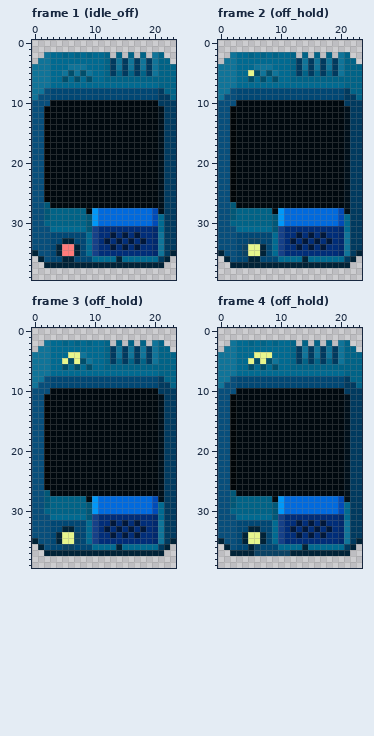
Two states of a pixel-art file, Assets/Resources/new aseprite/objects/interactives/computers/servers/blue_server.aseprite. Above is the file before it was changed.
24x40 pixels, 30 frames. Colours within 5 levels of each other are drawn and written as one. Shown: frame 1 (idle_off), frame 2 (off_hold), frame 3 (off_hold), frame 4 (off_hold). The commit also changed other frames, which this record leaves out.
And afterwards:
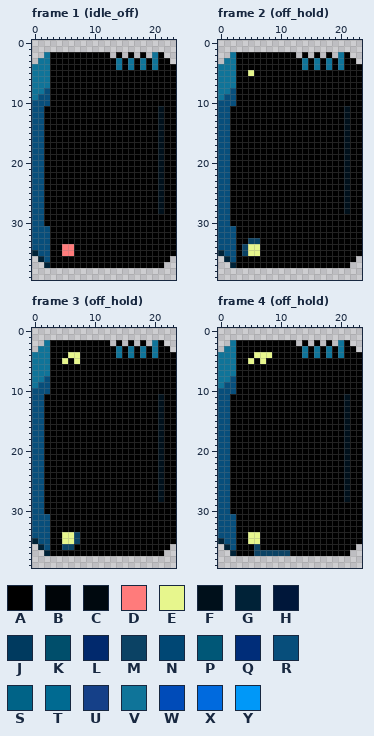
Palette (. is transparent): A #000000  B #000508  C #00090f  D #ff7b7b  E #e7f68d  F #00101b  G #002237  H #00173a  J #003a5f  K #004e6b  L #01296d  M #0b4264  N #004774  P #005777  Q #002d79  R #074e7b  S #006387  T #006a91  U #154088  V #0f7499  W #004bb8  X #006ade  Y #0098f8
Diff:
layer "...em/.bg. em" now shown
layer "...em/.bg. bg" now shown
layer "...em/.fg. em" now shown
Changed rows in their new state; - is an unchanged pixel.
Frame 1 (idle_off), layers "...em/.fg. em", "...em/.bg. em":
first column x 2:
 2 -AAAAAAAAAA-A-A-A--A--
 3 -AAAAAAAAAAA-A-A-A-AA-
 4 -AAAAAAAAAAA-A-A-A-AAA
 5 -AAAAAAAAAAAAAAAAAAAAA
 6 -AAAAAAAAAAAAAAAAAAAAA
 7 -AAAAAAAAAAAAAAAAAAAAA
 8 -AAAAAAAAAAAAAAAAAAAAA
 9 -AAAAAAAAAAAAAAAAAAAAA
10 -AAAAAAAAAAAAAAAAAAAAA
11 AAAAAAAAAAAAAAAAAAA-AA
12 AAAAAAAAAAAAAAAAAAA-AA
13 AAAAAAAAAAAAAAAAAAA-AA
14 AAAAAAAAAAAAAAAAAAA-AA
15 AAAAAAAAAAAAAAAAAAA-AA
16 AAAAAAAAAAAAAAAAAAA-AA
17 AAAAAAAAAAAAAAAAAAA-AA
18 AAAAAAAAAAAAAAAAAAA-AA
19 AAAAAAAAAAAAAAAAAAA-AA
20 AAAAAAAAAAAAAAAAAAA-AA
21 AAAAAAAAAAAAAAAAAAA-AA
22 AAAAAAAAAAAAAAAAAAA-AA
23 AAAAAAAAAAAAAAAAAAA-AA
24 AAAAAAAAAAAAAAAAAAA-AA
25 AAAAAAAAAAAAAAAAAAA-AA
26 AAAAAAAAAAAAAAAAAAA-AA
27 AAAAAAAAAAAAAAAAAAA-AA
28 AAAAAAAAAAAAAAAAAAA-AA
29 AAAAAAAAAAAAAAAAAAAAAA
30 AAAAAAAAAAAAAAAAAAAAAA
31 -AAAAAAAAAAAAAAAAAAAAA
32 -AAAAAAAAAAAAAAAAAAAAA
33 -AAAAAAAAAAAAAAAAAAAAA
34 -AA--AAAAAAAAAAAAAAAAA
35 -AA--AAAAAAAAAAAAAAAAA
36 -AAAAAAAAAAAAAAAAAAAA-
37 -AAAAAAAAAAAAAAAAAAA--
Frame 2 (off_hold), layers "...em/.fg. em", "...em/.bg. em":
first column x 2:
 2 -AAAAAAAAAA-A-A-A--A--
 3 -AAAAAAAAAAA-A-A-A-AA-
 4 -AAAAAAAAAAA-A-A-A-AAA
 5 -AA-AAAAAAAAAAAAAAAAAA
 6 -AAAAAAAAAAAAAAAAAAAAA
 7 -AAAAAAAAAAAAAAAAAAAAA
 8 -AAAAAAAAAAAAAAAAAAAAA
 9 -AAAAAAAAAAAAAAAAAAAAA
10 -AAAAAAAAAAAAAAAAAAAAA
11 AAAAAAAAAAAAAAAAAAA-AA
12 AAAAAAAAAAAAAAAAAAA-AA
13 AAAAAAAAAAAAAAAAAAA-AA
14 AAAAAAAAAAAAAAAAAAA-AA
15 AAAAAAAAAAAAAAAAAAA-AA
16 AAAAAAAAAAAAAAAAAAA-AA
17 AAAAAAAAAAAAAAAAAAA-AA
18 AAAAAAAAAAAAAAAAAAA-AA
19 AAAAAAAAAAAAAAAAAAA-AA
20 AAAAAAAAAAAAAAAAAAA-AA
21 AAAAAAAAAAAAAAAAAAA-AA
22 AAAAAAAAAAAAAAAAAAA-AA
23 AAAAAAAAAAAAAAAAAAA-AA
24 AAAAAAAAAAAAAAAAAAA-AA
25 AAAAAAAAAAAAAAAAAAA-AA
26 AAAAAAAAAAAAAAAAAAA-AA
27 AAAAAAAAAAAAAAAAAAA-AA
28 AAAAAAAAAAAAAAAAAAA-AA
29 AAAAAAAAAAAAAAAAAAAAAA
30 AAAAAAAAAAAAAAAAAAAAAA
31 -AAAAAAAAAAAAAAAAAAAAA
32 -AAAAAAAAAAAAAAAAAAAAA
33 -AA--AAAAAAAAAAAAAAAAA
34 -A---AAAAAAAAAAAAAAAAA
35 -A---AAAAAAAAAAAAAAAAA
36 -AAAAAAAAAAAAAAAAAAAA-
37 -AAAAAAAAAAAAAAAAAAA--
Frame 3 (off_hold), layers "...em/.fg. em", "...em/.bg. em":
first column x 2:
 2 -AAAAAAAAAA-A-A-A--A--
 3 -AAAAAAAAAAA-A-A-A-AA-
 4 -AAA--AAAAAA-A-A-A-AAA
 5 -AA-A-AAAAAAAAAAAAAAAA
 6 -AAAAAAAAAAAAAAAAAAAAA
 7 -AAAAAAAAAAAAAAAAAAAAA
 8 -AAAAAAAAAAAAAAAAAAAAA
 9 -AAAAAAAAAAAAAAAAAAAAA
10 -AAAAAAAAAAAAAAAAAAAAA
11 AAAAAAAAAAAAAAAAAAA-AA
12 AAAAAAAAAAAAAAAAAAA-AA
13 AAAAAAAAAAAAAAAAAAA-AA
14 AAAAAAAAAAAAAAAAAAA-AA
15 AAAAAAAAAAAAAAAAAAA-AA
16 AAAAAAAAAAAAAAAAAAA-AA
17 AAAAAAAAAAAAAAAAAAA-AA
18 AAAAAAAAAAAAAAAAAAA-AA
19 AAAAAAAAAAAAAAAAAAA-AA
20 AAAAAAAAAAAAAAAAAAA-AA
21 AAAAAAAAAAAAAAAAAAA-AA
22 AAAAAAAAAAAAAAAAAAA-AA
23 AAAAAAAAAAAAAAAAAAA-AA
24 AAAAAAAAAAAAAAAAAAA-AA
25 AAAAAAAAAAAAAAAAAAA-AA
26 AAAAAAAAAAAAAAAAAAA-AA
27 AAAAAAAAAAAAAAAAAAA-AA
28 AAAAAAAAAAAAAAAAAAA-AA
29 AAAAAAAAAAAAAAAAAAAAAA
30 AAAAAAAAAAAAAAAAAAAAAA
31 -AAAAAAAAAAAAAAAAAAAAA
32 -AAAAAAAAAAAAAAAAAAAAA
33 -AAAAAAAAAAAAAAAAAAAAA
34 -AA---AAAAAAAAAAAAAAAA
35 -AA---AAAAAAAAAAAAAAAA
36 -AA--AAAAAAAAAAAAAAAA-
37 -AAAAAAAAAAAAAAAAAAA--
Frame 4 (off_hold), layers "...em/.fg. em", "...em/.bg. em":
first column x 2:
 2 -AAAAAAAAAA-A-A-A--A--
 3 -AAAAAAAAAAA-A-A-A-AA-
 4 -AAA---AAAAA-A-A-A-AAA
 5 -AA-A-AAAAAAAAAAAAAAAA
 6 -AAAAAAAAAAAAAAAAAAAAA
 7 -AAAAAAAAAAAAAAAAAAAAA
 8 -AAAAAAAAAAAAAAAAAAAAA
 9 -AAAAAAAAAAAAAAAAAAAAA
10 -AAAAAAAAAAAAAAAAAAAAA
11 AAAAAAAAAAAAAAAAAAA-AA
12 AAAAAAAAAAAAAAAAAAA-AA
13 AAAAAAAAAAAAAAAAAAA-AA
14 AAAAAAAAAAAAAAAAAAA-AA
15 AAAAAAAAAAAAAAAAAAA-AA
16 AAAAAAAAAAAAAAAAAAA-AA
17 AAAAAAAAAAAAAAAAAAA-AA
18 AAAAAAAAAAAAAAAAAAA-AA
19 AAAAAAAAAAAAAAAAAAA-AA
20 AAAAAAAAAAAAAAAAAAA-AA
21 AAAAAAAAAAAAAAAAAAA-AA
22 AAAAAAAAAAAAAAAAAAA-AA
23 AAAAAAAAAAAAAAAAAAA-AA
24 AAAAAAAAAAAAAAAAAAA-AA
25 AAAAAAAAAAAAAAAAAAA-AA
26 AAAAAAAAAAAAAAAAAAA-AA
27 AAAAAAAAAAAAAAAAAAA-AA
28 AAAAAAAAAAAAAAAAAAA-AA
29 AAAAAAAAAAAAAAAAAAAAAA
30 AAAAAAAAAAAAAAAAAAAAAA
31 -AAAAAAAAAAAAAAAAAAAAA
32 -AAAAAAAAAAAAAAAAAAAAA
33 -AAAAAAAAAAAAAAAAAAAAA
34 -AA--AAAAAAAAAAAAAAAAA
35 -AA--AAAAAAAAAAAAAAAAA
36 -AAA-AAAAAAAAAAAAAAAA-
37 -AAA------AAAAAAAAAA--
Boxes around the changes in both pictures, in picture pixels (x1, y1, x2, y2):
changed: (44, 52, 176, 268)
changed: (230, 52, 362, 268)
changed: (44, 340, 176, 556)
changed: (230, 340, 362, 556)
